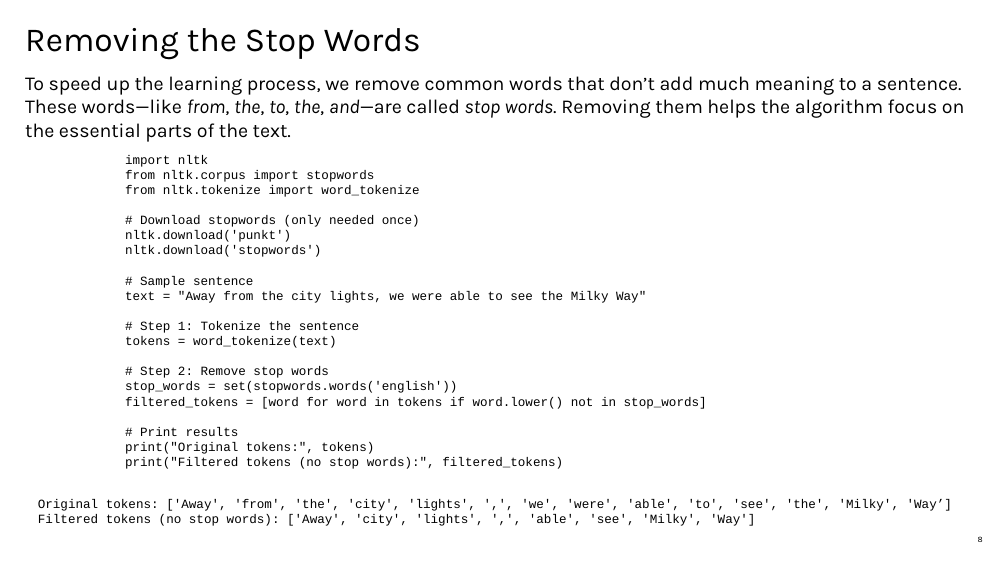
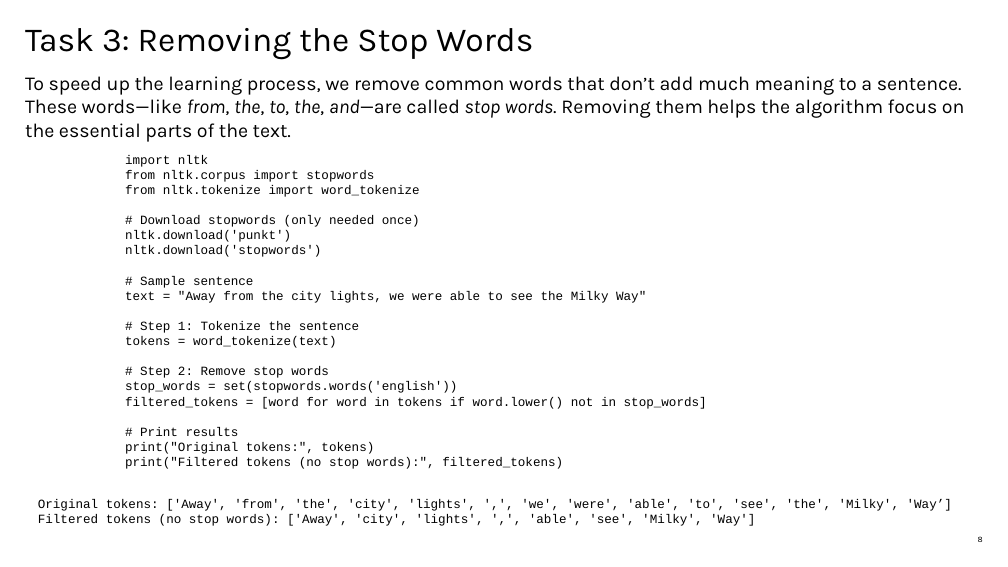
Before and after one commit to apischdo/saintpeters, a slide deck: slide 8 of NLP_Steps.pptx. Drawn at 1008x567 pixels with LibreOffice and Linux fonts; fonts in the diff are those of the drawing. Boxes give left, top, right and bottom in pixels: in the first picture for what was removed or moved away, otherwise in the second. Text is boxed around its words. In the diff, an @@ line names an element or a change of style, - is before the commit and + after.

```diff
--- a/NLP_Steps.pptx
+++ b/NLP_Steps.pptx
@@ title at [25,28,533,60]: text changed @@
-Removing the Stop Words
+Task 3: Removing the Stop Words
```
Also in this commit, not shown: 10 other slides changed.
